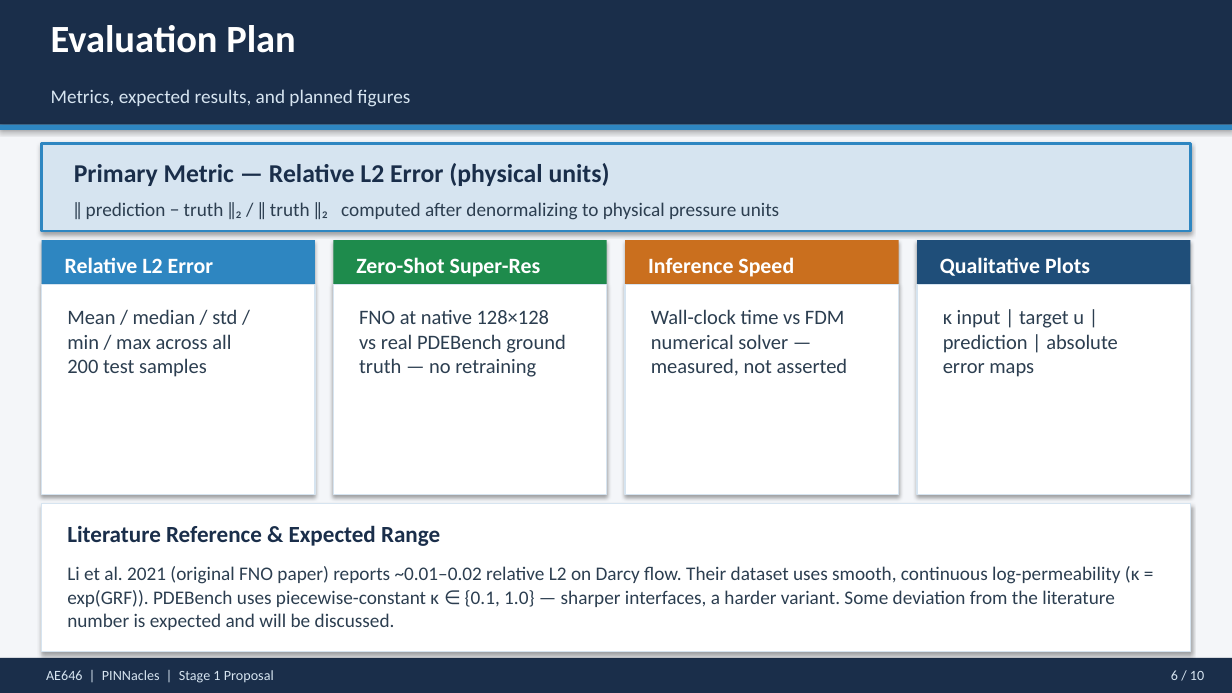
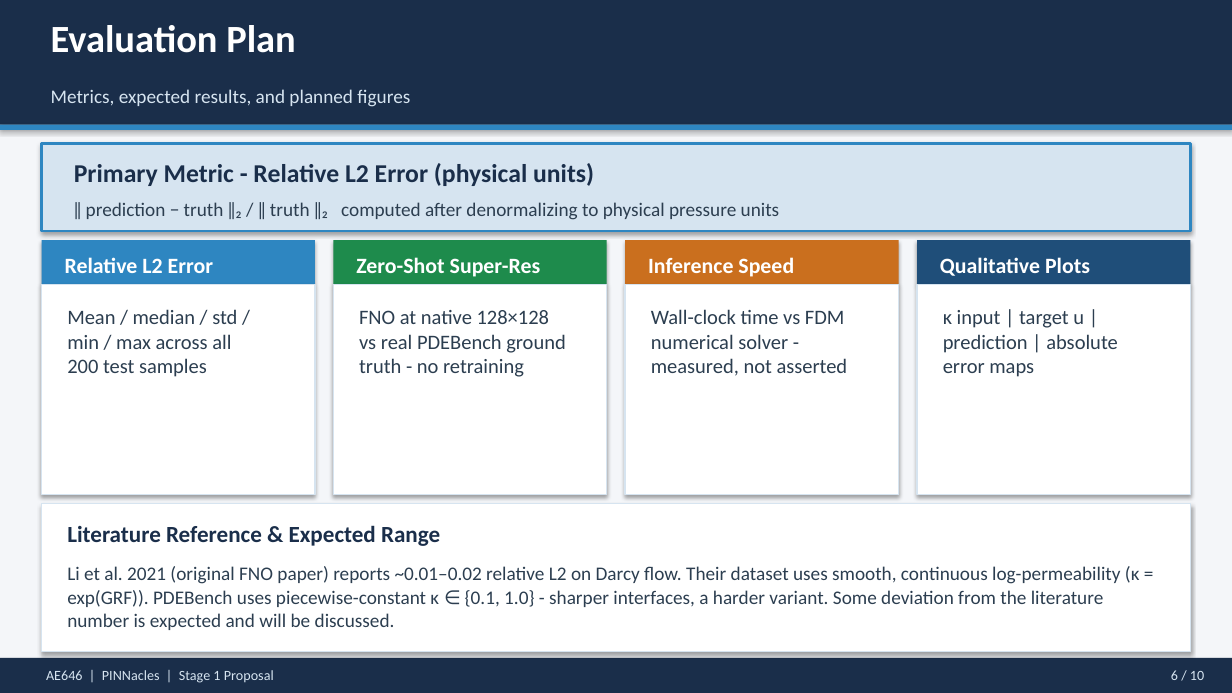
Before and after one commit to ARYAMANN7279/AE646-PINNacles, a slide deck: slide 6 of docs/PINNacles_Stage1_Presentation.pptx. Drawn at 1232x693 pixels with LibreOffice and Linux fonts; fonts in the diff are those of the drawing. Boxes give left, top, right and bottom in pixels: in the first picture for what was removed or moved away, otherwise in the second. Text is boxed around its words. In the diff, an @@ line names an element or a change of style, - is before the commit and + after.

```diff
--- a/docs/PINNacles_Stage1_Presentation.pptx
+++ b/docs/PINNacles_Stage1_Presentation.pptx
@@ text at (74, 163, 594, 186): text changed @@
-Primary Metric — Relative L2 Error (physical units)
+Primary Metric - Relative L2 Error (physical units)
@@ text at (359, 310, 565, 377): text changed @@
-FNO at native 128×128
-vs real PDEBench ground
-truth — no retraining
+FNO at native 128×128
+vs real PDEBench ground
+truth - no retraining
@@ text at (651, 309, 848, 376): text changed @@
-Wall-clock time vs FDM
-numerical solver —
-measured, not asserted
+Wall-clock time vs FDM
+numerical solver -
+measured, not asserted
@@ text at (67, 566, 1140, 630): text changed @@
-Li et al. 2021 (original FNO paper) reports ~0.01–0.02 relative L2 on Darcy flow. Their dataset uses smooth, continuous log-permeability (κ = exp(GRF)). PDEBench uses piecewise-constant κ ∈ {0.1, 1.0} — sharper interfaces, a harder variant. Some deviation from the literature number is expected and will be discussed.
+Li et al. 2021 (original FNO paper) reports ~0.01–0.02 relative L2 on Darcy flow. Their dataset uses smooth, continuous log-permeability (κ = exp(GRF)). PDEBench uses piecewise-constant κ ∈ {0.1, 1.0} - sharper interfaces, a harder variant. Some deviation from the literature number is expected and will be discussed.
```
Also in this commit, not shown: 9 other slides changed, 1 other file.
